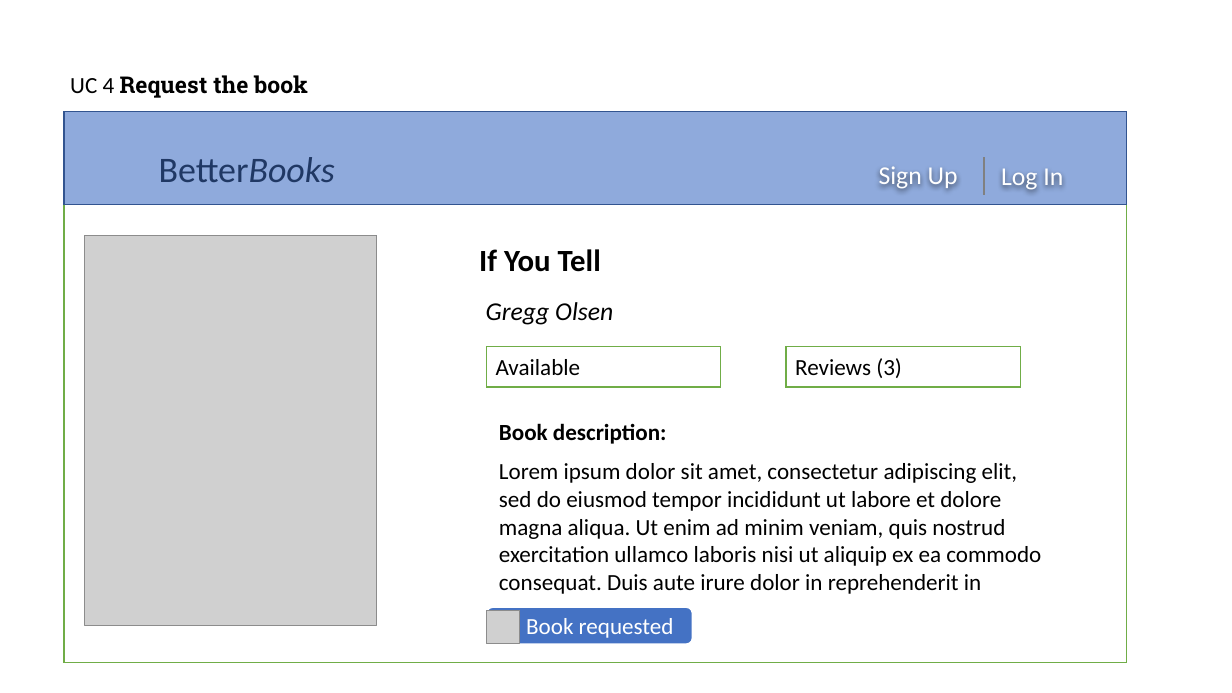
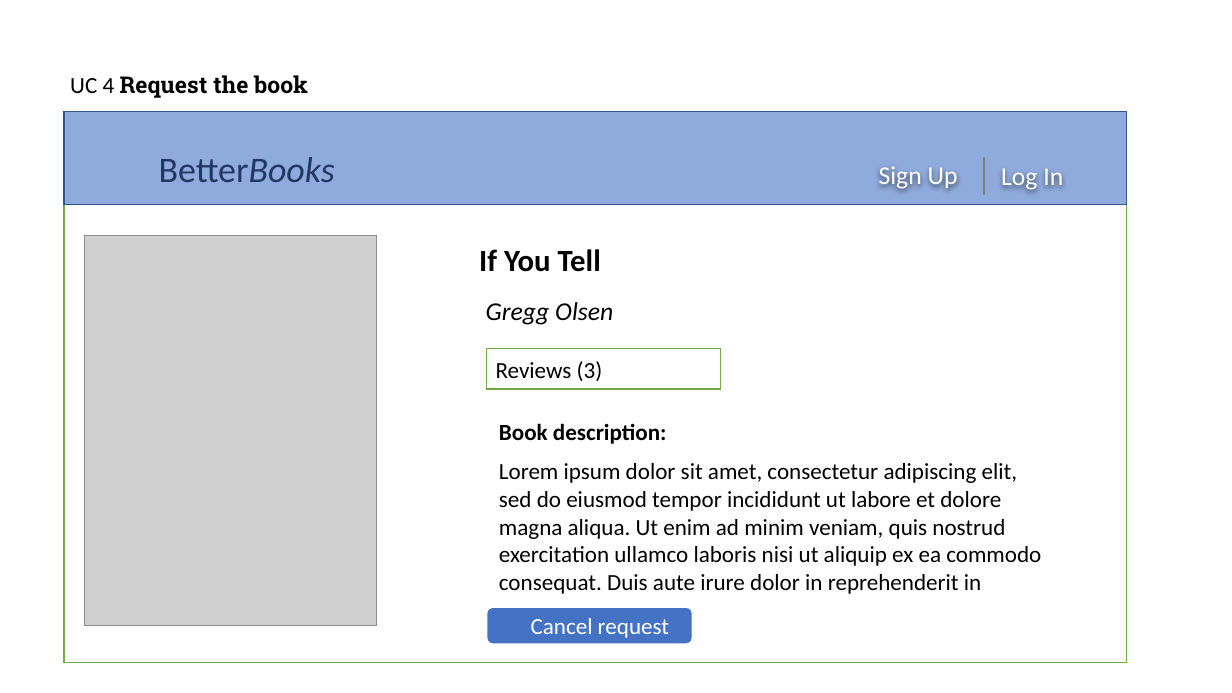
Before and after one commit to kateGalich/capstone, a slide deck: slide 5 of Construction 1/UI Prototypes.pptx. Drawn at 1232x693 pixels with LibreOffice and Linux fonts; fonts in the diff are those of the drawing; grey boxes stand for pictures; background and template pictures are left out. Boxes give left, top, right and bottom in pixels: in the first picture for what was removed or moved away, otherwise in the second. Text is boxed around its words. In the diff, an @@ line names an element or a change of style, - is before the commit and + after.

```diff
--- a/Construction 1/UI Prototypes.pptx
+++ b/Construction 1/UI Prototypes.pptx
@@ rectangle "Reviews (3)": place and size @@
-rectangle "Reviews (3)" at (787,347,1021,387)
+rectangle "Reviews (3)" at (486,348,721,389)
@@ rectangle removed at (486,347,721,387) @@
-Available
@@ picture removed at (486,611,519,644) @@
@@ text in rounded rectangle at (531,618,669,638): text changed @@
-Book requested
+Cancel request
```
Also in this commit, not shown: 3 other slides changed, 1 other file.
